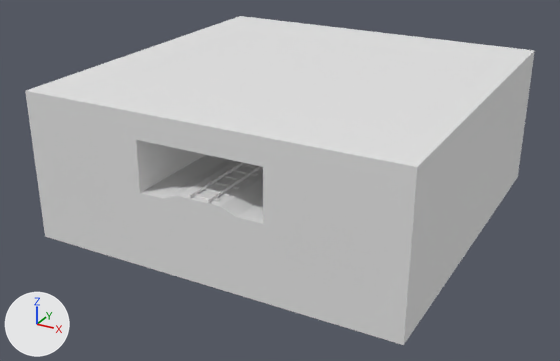
One commit to the FBX model Mystics Project/Assets/polyperfect/Low Poly Ultimate Pack/T/- Meshes_T/Terrains_T/Tiles_T/tile-rail-tunnel.fbx: the scene before it, then after it.
Before and after are seen from a camera (50 mm lens) standing at (27.6, -53.9, 22.8) and looking at (-0.9, -2.1, -3.1). The axes (+X, +Y, +Z) are drawn at lower left. The lights are the same throughout. Where no turn or scale is listed for an object, it has been applied to the vertices.

The scene before the commit, as lines of its bpy script (objects in view):
```python
mat_lowpoly_colors = principled_material('LOWPOLY-COLORS')
mat_lowpoly_colors.base_color = (0.8, 0.8, 0.8)  # white #e7e7e7
mat_lowpoly_colors.roughness = 0.553
me_tile_rail_tunnel = bpy.data.meshes.new('tile-rail-tunnel')
me_tile_rail_tunnel.from_pydata(...)  # 258 vertices, 190 faces; spans x -15.0..15.0, y -15.0..15.0, z -6.0..6.0
me_tile_rail_tunnel.materials.append(mat_lowpoly_colors)  # white #e7e7e7
ob_tile_rail_tunnel = bpy.data.objects.new('tile-rail-tunnel', me_tile_rail_tunnel)
ob_tile_rail_tunnel.location = (0.0, 0.0, 0.0)
```
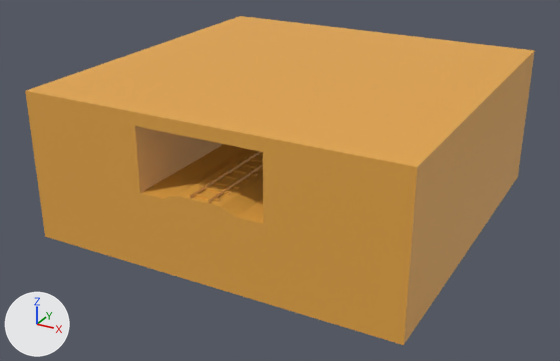
Where the newer file only moved an object's origin or applied its transform, the numbers keep the older frame.

The edits, one by one:
Material 'LOWPOLY-COLORS' (mat_lowpoly_colors) changes colour from white #e7e7e7 to orange #e7a747; in linear values from (0.8, 0.8, 0.8) to (0.8, 0.388, 0.0631).
me_tile_rail_tunnel is used by ob_tile_rail_tunnel; location (0.0, 0.0, 0.0).
me_tile_rail_tunnel had 258 vertices, 190 faces and spanned x -15.0..15.0, y -15.0..15.0, z -6.0..6.0.
me_tile_rail_tunnel now has 260 vertices, 187 faces and spans x -15.0..15.0, y -15.0..15.0, z -6.0..6.0.
Part 1, on me_tile_rail_tunnel:
2 vertices are removed from x -15.0..15.0, y 0.0, z 6.0.
17 faces are deleted.
4 vertices are added at (5.0, -15.0, 5.0), (-5.0, -15.0, 5.0), (5.0, 15.0, 5.0), (-5.0, 15.0, 5.0).
14 new faces join them.

Location of each change, [x1, y1, x2, y2] in pixels of the pictures (560 x 361 px; the box of a moved part takes in the faces that stretch with it):
'tile-rail-tunnel', recoloured, reshaped (white to orange): [25, 16, 535, 345] in both
part 1 of me_tile_rail_tunnel, moved or reshaped: [26, 16, 535, 199] in both
